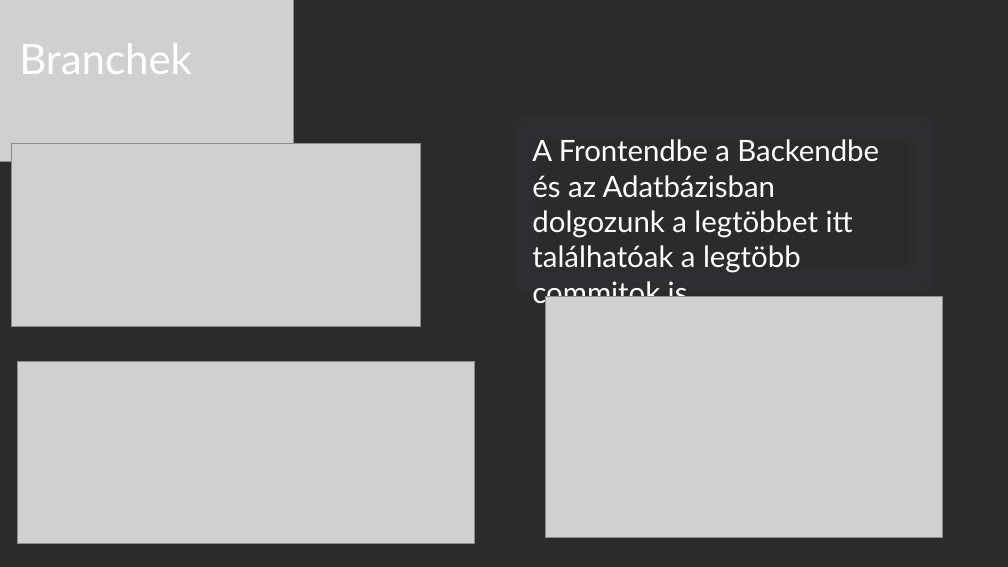
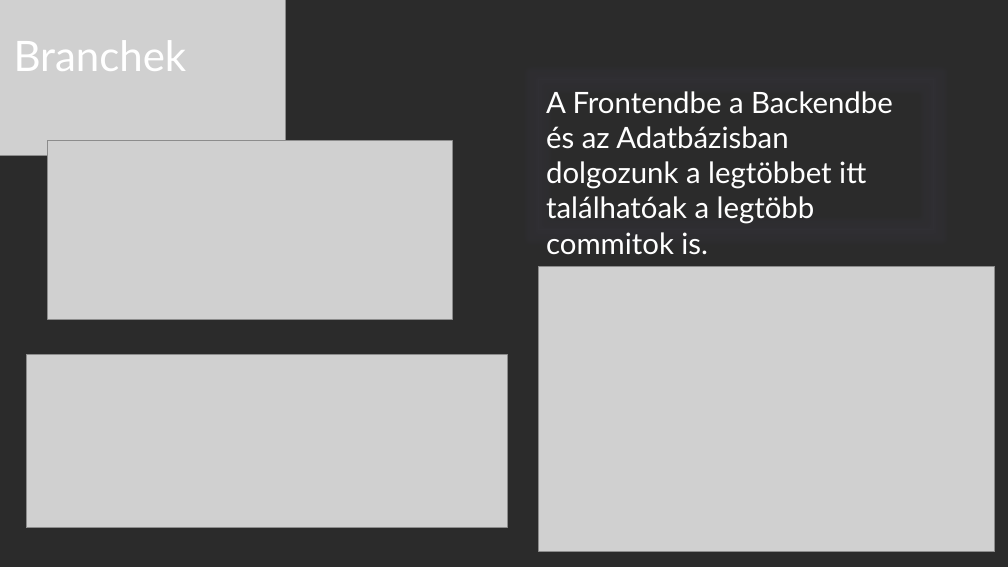
Before and after one commit to ponuzsr/vizsgaremek, a slide deck: slide 5 of Vizsgaremek_Ppt.pptx. Drawn at 1008x567 pixels with LibreOffice and Linux fonts; fonts in the diff are those of the drawing; grey boxes stand for pictures; background and template pictures are left out; a plain dark background stands for a picture behind light text. Boxes give left, top, right and bottom in pixels: in the first picture for what was removed or moved away, otherwise in the second. Text is boxed around its words. In the diff, an @@ line names an element or a change of style, - is before the commit and + after.

Commit message:
Powerpoint images is added
Our ppt is almost done 70%

```diff
--- a/Vizsgaremek_Ppt.pptx
+++ b/Vizsgaremek_Ppt.pptx
@@ picture: place and size @@
-picture at (0,0,294,162)
+picture at (0,0,286,155)
@@ text "Branchek": place and size @@
-text "Branchek" at (19,43,192,74)
+text "Branchek" at (14,40,187,71)
@@ rectangle "A Frontendbe a Backendbe és ...": place and size @@
-rectangle "A Frontendbe a Backendbe és ..." at (526,129,920,279)
+rectangle "A Frontendbe a Backendbe és ..." at (539,80,934,231)
@@ picture: place and size @@
-picture at (12,143,420,326)
+picture at (47,141,452,319)
@@ picture: place and size @@
-picture at (546,296,943,537)
+picture at (539,266,995,552)
@@ picture: place and size @@
-picture at (17,361,474,544)
+picture at (26,355,507,528)
```
Also in this commit, not shown: 13 other slides changed, 8 slides added, 1 slide removed.
